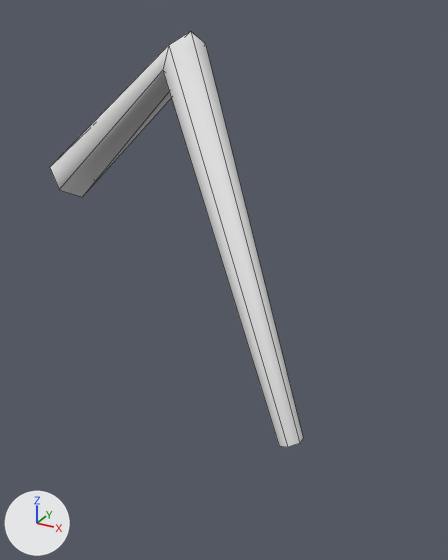
The FBX model unity/Assets/Art/Models/Spider_Leg3.fbx: old version first, new version second.
Rendered twice from a camera (50 mm lens) standing at (0.355, -0.385, 0.127) and looking at (0.174, -0.057, -0.036). Lighting does not change. The marker at lower left points along +X, +Y and +Z. The first picture is the older version. Mesh edges are drawn as thin lines. Where no turn or scale is listed for an object, it has been applied to the vertices.

Objects in the first picture: 'Spider_Leg3'.
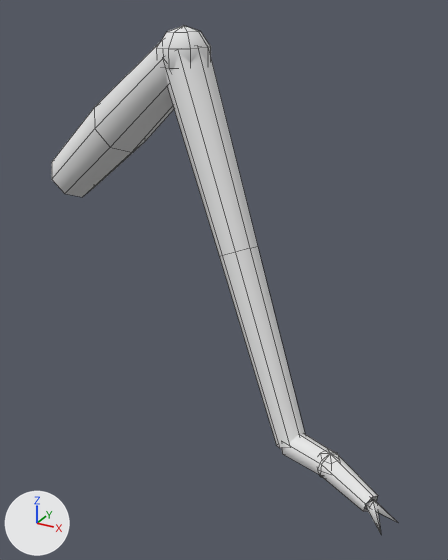
The change, as a list of edits to the scene's bpy script:
```text
Change me_spider_leg3:
    used by ob_spider_leg3; location = (0.0, 0.0, 0.0)
    verts and faces of me_spider_leg3; kept vertices keep their numbers, new ones are numbered from 18
    remove me_spider_leg3.from_pydata(...)  # 18 vertices, 12 faces; spans x -0.011..0.247, y -0.098..0.018, z -0.124..0.114
    add me_spider_leg3.from_pydata(...)  # 130 vertices, 116 faces; spans x -0.012..0.314, y -0.128..0.019, z -0.129..0.118
    me_spider_leg3 part 1: a new loose piece, a UV sphere (8 segments, 5 rings, poles along z) spanning x 0.123..0.157, y -0.062..-0.028, z 0.082..0.118, in mat_vertexcolor (white #e7e7e7)
    me_spider_leg3 part 2: a new loose piece, a UV sphere (6 segments, 4 rings, poles along z) spanning x 0.261..0.278, y -0.11..-0.096, z -0.124..-0.108, in mat_vertexcolor (white #e7e7e7)
    me_spider_leg3 part 3: a new loose piece of 24 vertices spanning x 0.126..0.248, y -0.099..-0.031, z -0.124..0.107, in mat_vertexcolor (white #e7e7e7)
    me_spider_leg3 part 4: a new loose piece of 18 vertices spanning x 0.236..0.301, y -0.121..-0.083, z -0.129..-0.108, in mat_vertexcolor (white #e7e7e7)
    me_spider_leg3 part 5
    16 vertices are removed from x -0.011..0.247, y -0.098..0.018, z -0.124..0.114
    12 faces are deleted
    22 vertices are added at x -0.012..0.15, y -0.061..0.019, z -0.012..0.114
    16 new faces join them
    me_spider_leg3 part 6
    add verts[40] = (0.299, -0.117, -0.118)  # pixel (372, 500)
    add verts[41] = (0.296, -0.119, -0.121)  # pixel (364, 504)
    add verts[42] = (0.297, -0.115, -0.124)
    add verts[43] = (0.301, -0.114, -0.121)  # pixel (377, 502)
    add verts[44] = (0.308, -0.128, -0.128)  # pixel (381, 535)
    add verts[45] = (0.3, -0.116, -0.118)  # pixel (374, 499)
    add verts[46] = (0.299, -0.12, -0.121)  # pixel (369, 507)
    add verts[47] = (0.297, -0.116, -0.124)  # pixel (367, 507)
    add verts[48] = (0.298, -0.113, -0.121)  # pixel (372, 499)
    add verts[49] = (0.314, -0.116, -0.128)  # pixel (398, 522)
    add faces += [(40, 41, 44), (41, 42, 44), (42, 43, 44), (40, 44, 43), (45, 46, 49), (46, 47, 49)]
    add faces += [(47, 48, 49), (45, 49, 48)]
```

Changed parts and their boxes (x1, y1, x2, y2) in the pictures (448 x 560 px; the box of a moved part takes in the faces that stretch with it):
'Spider_Leg3', reshaped (37% wider, 22% taller): before (50, 31, 303, 447); after (52, 25, 398, 534)
part 1 of me_spider_leg3, added: after (157, 25, 211, 71)
part 2 of me_spider_leg3, added: after (317, 450, 340, 477)
part 3 of me_spider_leg3, added: after (164, 52, 305, 448)
part 4 of me_spider_leg3, added: after (282, 434, 378, 511)
part 5 of me_spider_leg3, moved or reshaped: before (50, 31, 303, 447); after (52, 44, 174, 196)
part 6 of me_spider_leg3, added: after (365, 499, 398, 534)
